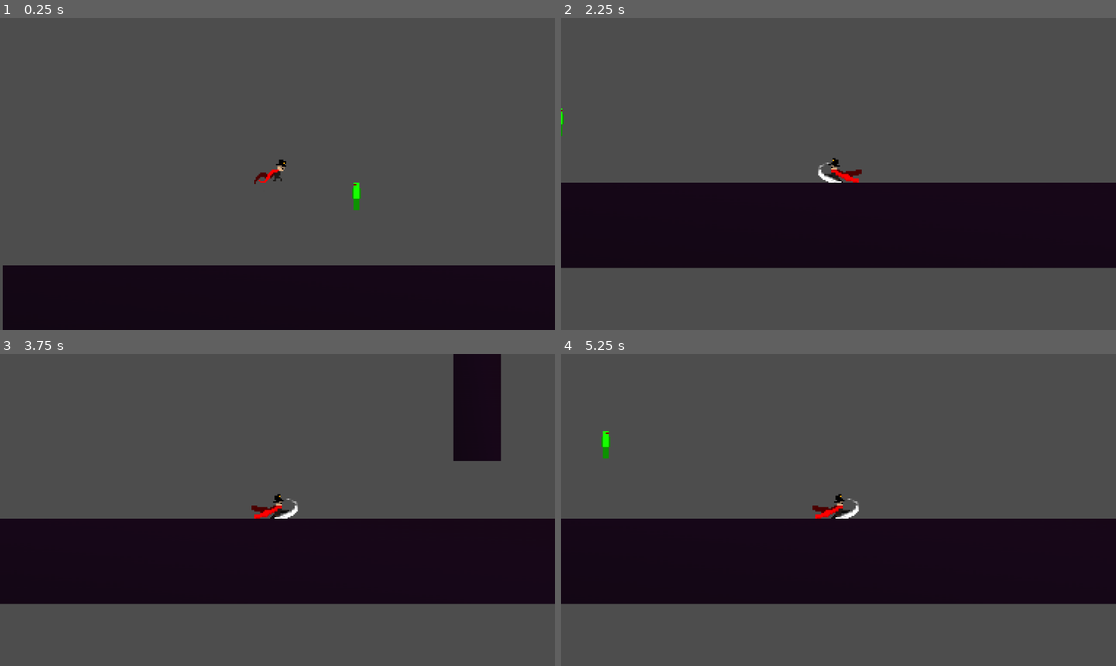
Above: before the commit, frames 1-4 (two rows, left to right).
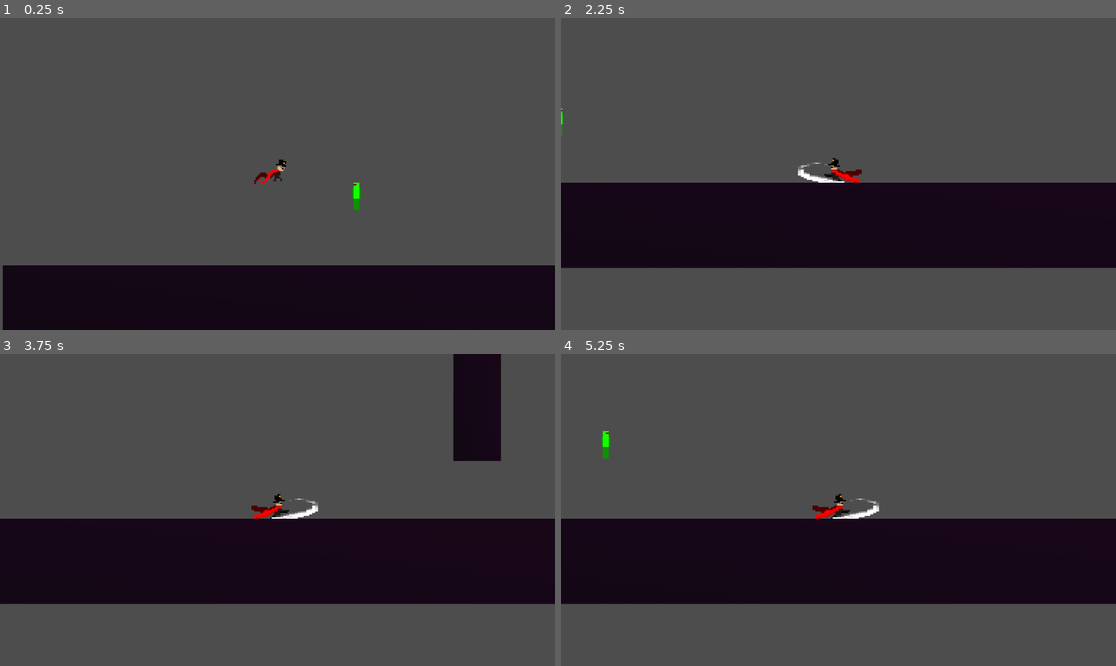
Above: after the commit, the same moments.

Repository: Tyulo13/GDC-Club-Game
Game: Godot game, scene res://scenes/level.tscn
Two runs of this game, one before a commit and one after it. Both use one fixed random seed, a clock stepped at 60 frames per second and the inputs below.
Inputs:
- Up to frame 1 (0.25 s): no input
- Up to frame 2 (2.25 s): tap Enter (attack) at 0.5, 0.6, 2.1 s; hold D (move_right) 0.53-2.03 s; tap Space (jump) at 0.77, 1.52 s; tap Shift (dash) at 1.35 s; hold A (move_left) from 2.03 s (still down)
- Up to frame 3 (3.75 s): release A (move_left) at 2.78 s; hold D (move_right) from 2.78 s (still down); tap Shift (dash) at 2.85 s; tap Space (jump) at 3.02 s; tap Enter (attack) at 3.6 s
- Up to frame 4 (5.25 s): tap Space (jump) at 3.77, 4.52 s; release D (move_right) at 4.28 s; hold A (move_left) 4.28-5.03 s; tap Shift (dash) at 4.35 s; hold D (move_right) from 5.03 s (still down); tap Enter (attack) at 5.1 s

The runs differ from the first frame. In frame 2, 0.2% of the frame differs, in the area x 42-52%, y 46-53%; in frame 3, 0.2%; in frame 4, 0.2%.

Commit message:
stretched slice anim

Diff:
--- a/scenes/character_body_2d.tscn
+++ b/scenes/character_body_2d.tscn
@@ -361,6 +361,7 @@
 
 [node name="SliceAnim" type="AnimatedSprite2D" parent="."]
 texture_filter = 1
+scale = Vector2(2, 1)
 sprite_frames = SubResource("SpriteFrames_7pl6r")
 frame = 5
 frame_progress = 1.0
